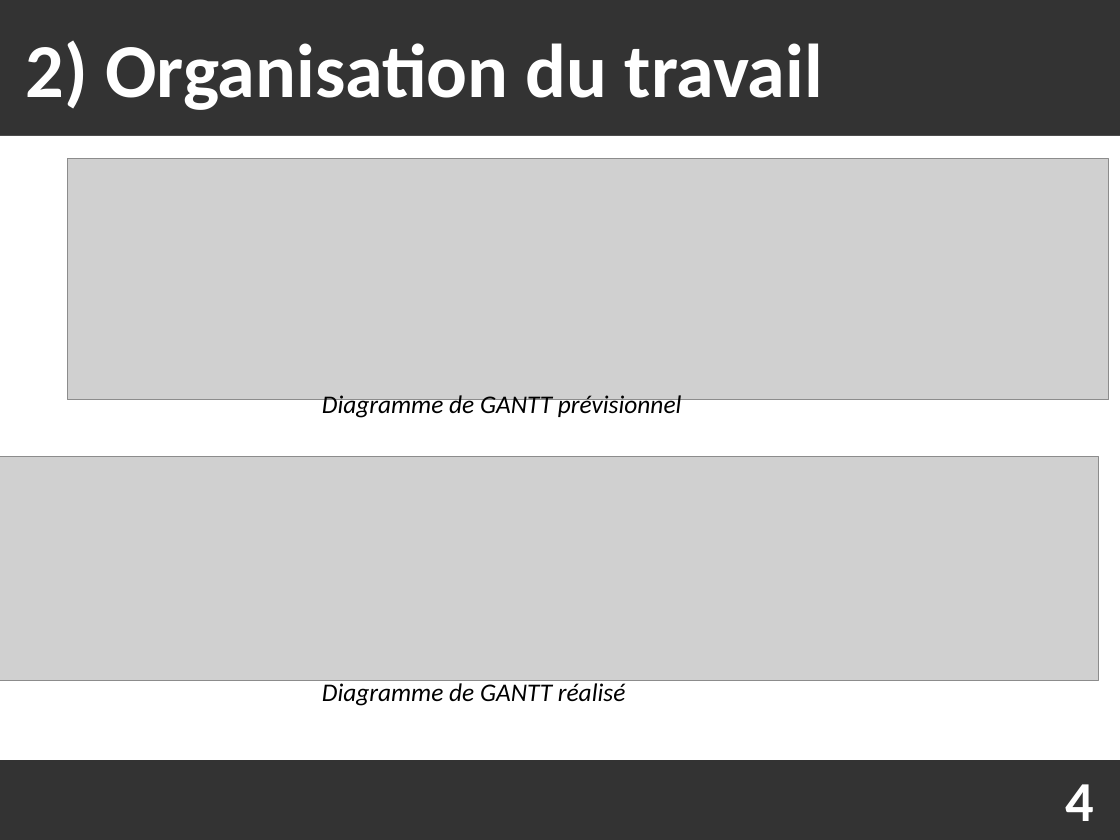
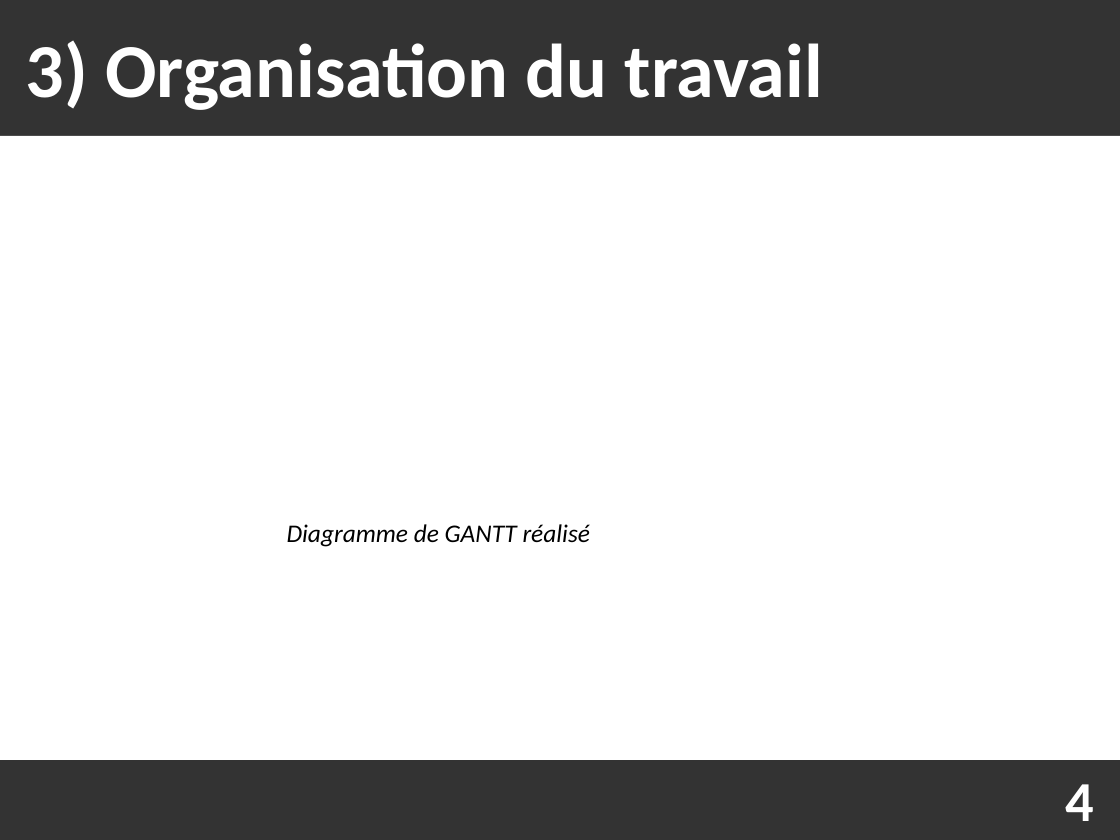
Before and after one commit to Fabou58/PROJET_5, a slide deck: slide 6 of soutenance/soutenance.odp (slide 4 before the commit). Drawn at 1120x840 pixels with LibreOffice and Linux fonts; fonts in the diff are those of the drawing; grey boxes stand for pictures. Boxes give left, top, right and bottom in pixels: in the first picture for what was removed or moved away, otherwise in the second. Text is boxed around its words. In the diff, an @@ line names an element or a change of style, - is before the commit and + after.

```diff
--- a/soutenance/soutenance.odp
+++ b/soutenance/soutenance.odp
@@ text at (x1=26, y1=41, x2=823, y2=110): text changed @@
-2) Organisation du travail
+3) Organisation du travail
@@ picture removed at (x1=67, y1=159, x2=1109, y2=399) @@
@@ text removed at (x1=322, y1=392, x2=682, y2=419) @@
-Diagramme de GANTT prévisionnel
@@ picture removed at (x1=0, y1=457, x2=1100, y2=681) @@
@@ text "Diagramme de GANTT réalisé" moved from (x1=322, y1=680, x2=625, y2=706) to (x1=287, y1=524, x2=590, y2=547) @@
```
Also in this commit, not shown: 1 other slide changed, 3 slides added, 2 slides removed, 1 other file.
